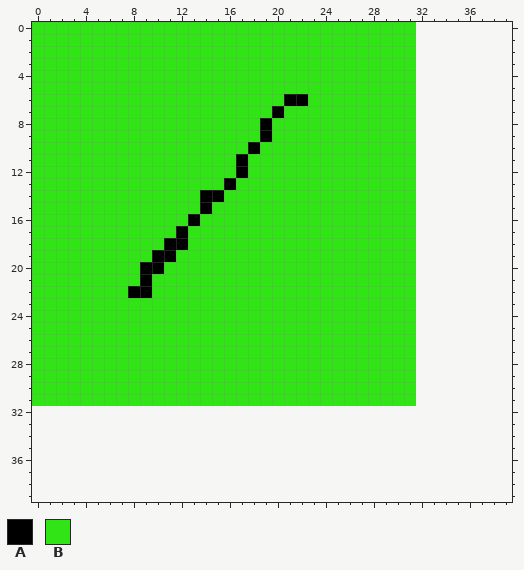
Two states of a pixel-art sprite, LegendOfRico/wwwroot/img/biomes/plaine1.png. That is the earlier state.
The file is 32x32 pixels. Colours within 5 levels of each other are drawn and written as one. The old version is drawn lined up with the new one, on the new canvas.
Palette (. is transparent): A #000000  B #30e416
New version:
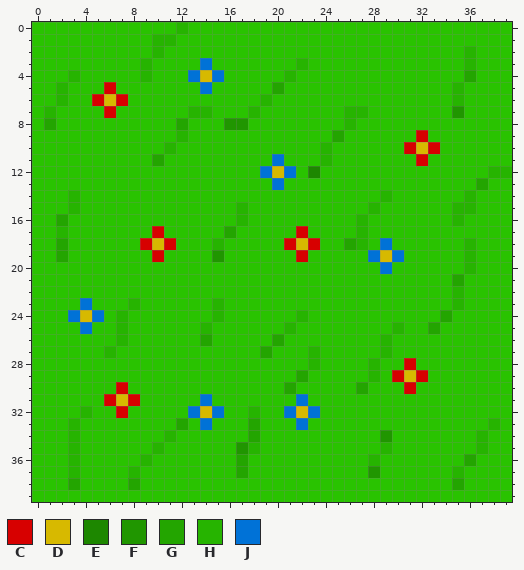
Colours new in this view: C #d70000  D #d7b900  E #1d8700  F #209600  G #23a500  H #26b400  J #0072d7
The commit says: Ajouté les images des plaines
The edit:
canvas 32x32 -> 40x40
colour B: #30e416 -> #29c300
y 0: x 12 B -> H; x 32..39 ........ -> BBBBBBBB
y 1: x 10..11 BB -> HH; x 32..39 ........ -> BBBBBBBB
y 2: x 10 B -> H; x 32..39 ........ -> BBBBHBBB
y 3: x 9 B -> H; x 14 B -> J; x 22 B -> H; x 32..39 ........ -> BBBBHBBB
y 4: x 3 B -> H; x 9 B -> H; x 13..15 BBB -> JDJ; x 21 B -> H; x 32..39 ........ -> BBBBGBBB
y 5: x 2 B -> H; x 6 B -> C; x 14 B -> J; x 20 B -> G; x 32..39 ........ -> BBBHBBBB
y 6: x 2 B -> H; x 5..7 BBB -> CDC; x 19 B -> H; x 21..22 AA -> BB; x 32..39 ........ -> BBBHBBBB
y 7: x 1 B -> H; x 6 B -> C; x 13..14 BB -> HH; x 18 B -> H; x 20 A -> B; x 26..27 BB -> HH; x 32..39 ........ -> BBBFBBBB
y 8: x 1 B -> G; x 12 B -> G; x 16..17 BB -> FF; x 19 A -> B; x 26 B -> H; x 32..39 ........ -> BBBBBBBB
y 9: x 12 B -> H; x 19 A -> B; x 25 B -> G; x 32..39 ........ -> CBBBBBBB
y 10: x 11 B -> H; x 18 A -> B; x 24 B -> H; x 31..39 B........ -> CDCBBBBBB
y 11: x 10 B -> G; x 17 A -> B; x 20 B -> J; x 24 B -> H; x 32..39 ........ -> CBBBBBBB
y 12: x 17 A -> B; x 19..21 BBB -> JDJ; x 23 B -> E; x 32..39 ........ -> BBBBBBHH
y 13: x 16 A -> B; x 20 B -> J; x 32..39 ........ -> BBBBBGBB
y 14: x 3 B -> H; x 14..15 AA -> BB; x 29 B -> H; x 32..39 ........ -> BBBBHBBB
y 15: x 3 B -> H; x 14 A -> B; x 17 B -> H; x 28 B -> H; x 32..39 ........ -> BBBHHBBB
y 16: x 2 B -> G; x 13 A -> B; x 17 B -> H; x 27 B -> H; x 32..39 ........ -> BBBHBBBB
y 17: x 2 B -> H; x 10 B -> C; x 12 A -> B; x 16 B -> G; x 22 B -> C; x 27 B -> H; x 32..39 ........ -> BBBBBBBB
y 18: x 2 B -> G; x 9..12 BBAA -> CDCB; x 15 B -> H; x 21..23 BBB -> CDC; x 26..27 BB -> GH; x 29 B -> J; x 32..39 ........ -> BBBBHBBB
y 19: x 2 B -> G; x 10..11 AA -> CB; x 15 B -> F; x 22 B -> C; x 28..30 BBB -> JDJ; x 32..39 ........ -> BBBBHBBB
y 20: x 9..10 AA -> BB; x 29 B -> J; x 32..39 ........ -> BBBBHBBB
y 21: x 9 A -> B; x 32..39 ........ -> BBBGBBBB
y 22: x 8..9 AA -> BB; x 32..39 ........ -> BBBHBBBB
y 23: x 4 B -> J; x 8 B -> H; x 15 B -> H; x 32..39 ........ -> BBBHBBBB
y 24: x 3..5 BBB -> JDJ; x 7 B -> H; x 15 B -> H; x 22 B -> H; x 32..39 ........ -> BBGBBBBB
y 25: x 4 B -> J; x 7 B -> H; x 14 B -> H; x 21 B -> H; x 30 B -> H; x 32..39 ........ -> BGBBBBBB
y 26: x 7 B -> H; x 14 B -> G; x 20 B -> G; x 29 B -> H; x 32..39 ........ -> BBBBBBBB
y 27: x 6 B -> H; x 19 B -> G; x 23 B -> H; x 29 B -> H; x 32..39 ........ -> BBBBBBBB
y 28: x 23 B -> H; x 28 B -> H; x 31..39 B........ -> CBBBBBBBB
y 29: x 22 B -> G; x 28 B -> H; x 30..39 BB........ -> CDCBBBBBBB
y 30: x 7 B -> C; x 21 B -> G; x 27 B -> G; x 31..39 B........ -> CBBBBBBBB
y 31: x 6..8 BBB -> CDC; x 14 B -> J; x 22 B -> J; x 32..39 ........ -> BBBBBBBB
y 32: x 0..39 ........................................ -> BBBBHBBCBBBBBJDJBBHBBJDJBBBBBBBBBBBBBBBB
y 33: x 0..39 ........................................ -> BBBHBBBBBBBBGBJBBBGBBBJBBBBBBBBBBBBBBBHB
y 34: x 0..39 ........................................ -> BBBHBBBBBBBHBBBBBBGBBBBBBBBBBFBBBBBBBHBB
y 35: x 0..39 ........................................ -> BBBHBBBBBBHBBBBBBFHBBBBBBBBBBHBBBBBBBHBB
y 36: x 0..39 ........................................ -> BBBHBBBBBHBBBBBBBGBBBBBBBBBBHBBBBBBBGBBB
y 37: x 0..39 ........................................ -> BBBHBBBBHBBBBBBBBGBBBBBBBBBBFBBBBBBHBBBB
y 38: x 0..39 ........................................ -> BBBGBBBBGBBBBBBBBBBBBBBBBBBBBBBBBBBGBBBB
y 39: x 0..39 ........................................ -> BBBBBBBBBBBBBBBBBBBBBBBBBBBBBBBBBBBBBBBB
Changed places in both pictures, as pixel boxes (x1, y1, x2, y2):
changed: (32, 22, 512, 502)
